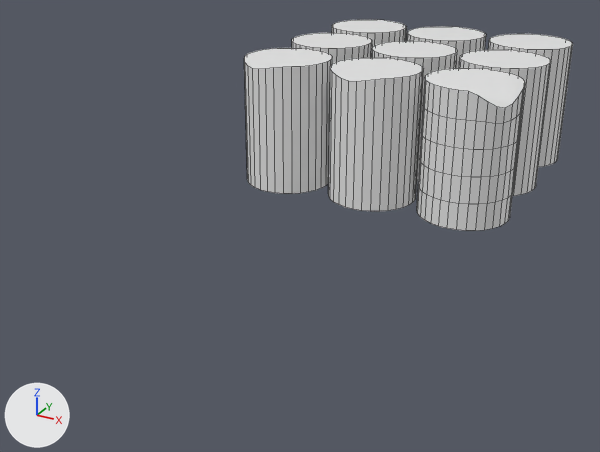
The FBX model Assets/Graphics/Models/carga_miel_MAL.fbx: old version first, new version second.
One viewpoint serves both versions: a 50 mm camera at (1.98, -3.9, 3.2) aimed at (-0.16, -0.01, 1.26). The axes (+X, +Y, +Z) are drawn at lower left. The lights are the same throughout. Mesh edges are drawn as thin lines. Where no turn or scale is listed for an object, it has been applied to the vertices.

The older version as bpy lines, for what is in view:
```python
me_cube_009 = bpy.data.meshes.new('Cube.009')
me_cube_009.from_pydata(...)  # 704 vertices, 434 faces; spans x -0.96..0.85, y 0.49..2.32, z 1.21..2.04
ob_carga_miel_mal = bpy.data.objects.new('carga miel mal', me_cube_009)
ob_carga_miel_mal.location = (0.0, 0.0, 0.0)
```
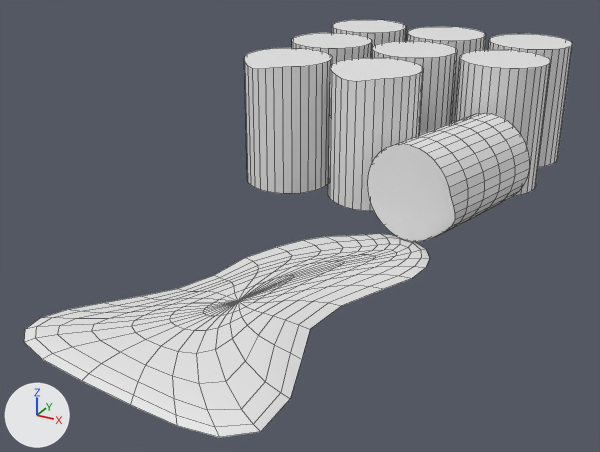
Commit message: cambiar carga miel mal

Pixel boxes (x1, y1, x2, y2) of what changed, in the pictures (600 x 452 px; the box of a moved part takes in the faces that stretch with it):
'carga miel mal', reshaped (67% wider, 98% taller)
    before: (244, 20, 573, 231)
    after: (24, 20, 573, 438)
part 1 of me_cube_009, added
    after: (24, 234, 430, 438)
part 2 of me_cube_009, moved or reshaped
    before: (417, 68, 525, 231)
    after: (368, 113, 529, 242)

The change, as a list of edits to the scene's bpy script:
```text
Change me_cube_009:
    used by ob_carga_miel_mal; location = (0.0, 0.0, 0.0)
    remove me_cube_009.from_pydata(...)  # 704 vertices, 434 faces; spans x -0.96..0.85, y 0.49..2.32, z 1.21..2.04
    add me_cube_009.from_pydata(...)  # 929 vertices, 658 faces; spans x -0.96..0.9, y -1.83..2.32, z 1.2..2.04
    me_cube_009 part 1: a new loose piece of 225 vertices spanning x -0.77..0.64, y -1.83..0.26, z 1.2..1.28
    me_cube_009 part 2
    192 vertices move from x 0.28..0.85, y 0.49..1.06, z 1.21..2.04 to x 0.14..0.9, y 0.12..1.06, z 1.22..1.79
```
